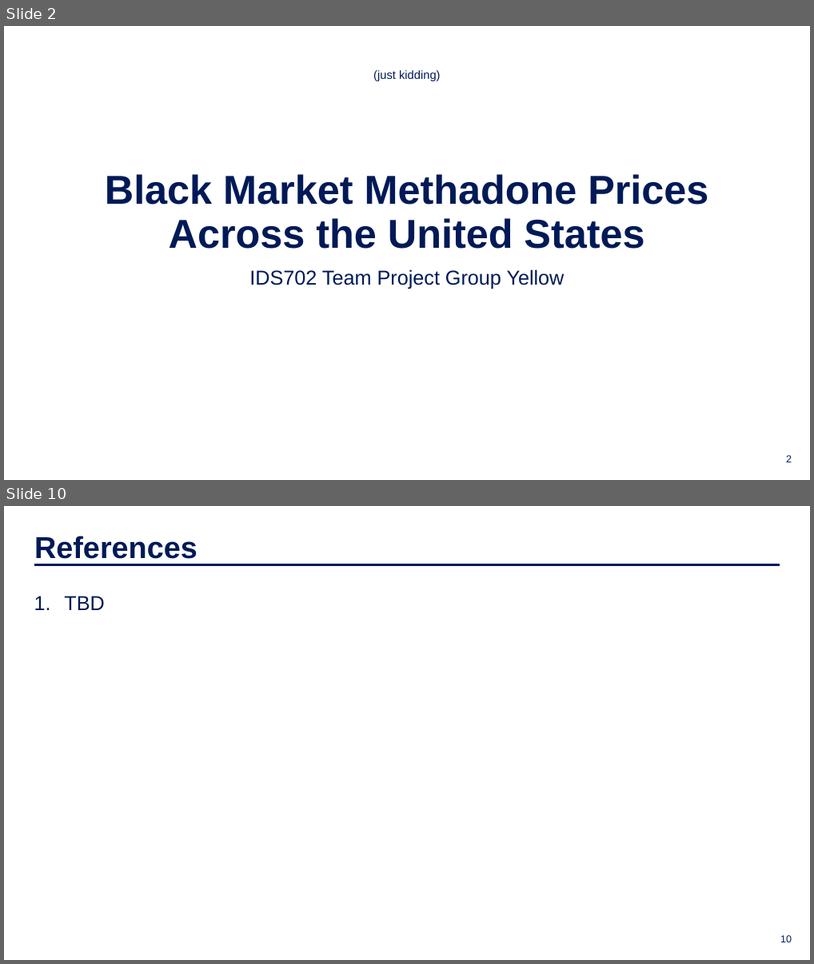
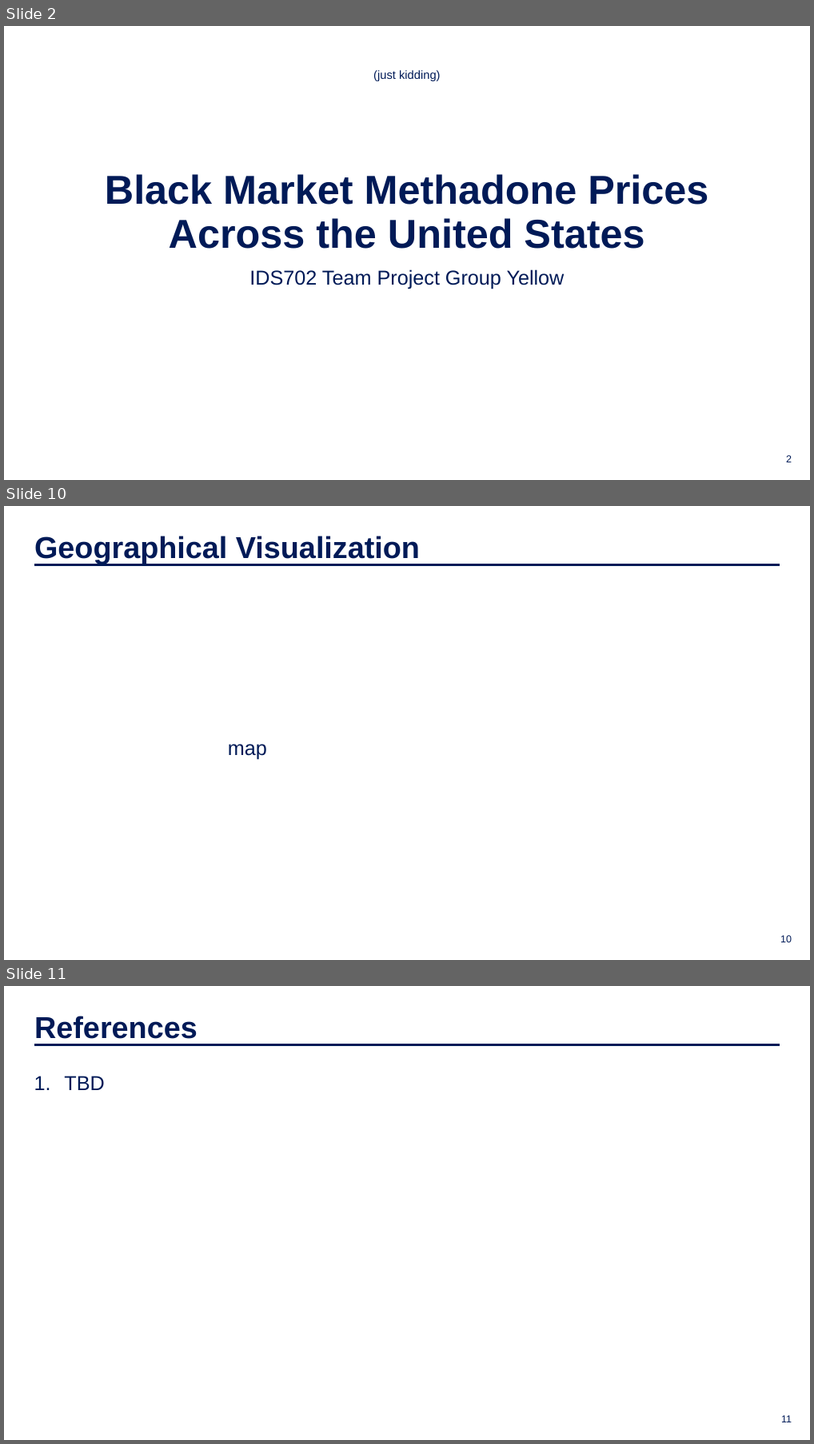
Before and after one commit to IDS-702-F21/team-project-2-streetrx-and-voting-in-nc-yellowfellows, a slide deck: Presentation/slide_deck.pptx. Shown one above the other, each under a label of ours: slides 2 and 10 before the commit, slides 2, 10 and 11 after it; the slides between them are not shown. The pictures are 814x964 and 814x1444 pixels, drawn with LibreOffice and Linux fonts; fonts in the diff are those of the drawing; background and template pictures are left out. Boxes give left, top, right and bottom in pixels: in the first picture for what was removed or moved away, otherwise in the second. Text is boxed around its words. In the diff, an @@ line names an element or a change of style, - is before the commit and + after.

```diff
--- a/Presentation/slide_deck.pptx
+++ b/Presentation/slide_deck.pptx
@@ slide 10 added at box(4, 506, 810, 960), background picture (left out) @@
@@ text added at box(34, 536, 420, 564), 36 pt, text #001A57, bold @@
+Geographical Visualization
@@ line added from (34, 564) to (780, 564), #001A57 3 pt @@
@@ text added at box(228, 744, 267, 759), 24 pt, text #001A57 @@
+map
@@ page number added at box(781, 935, 792, 942), 12 pt, text #001A57 @@
+10
@@ what was slide 10 is now slide 11 @@
@@ page number at box(782, 1415, 792, 1422): text changed @@
-10
+11
```
Also in this commit, not shown: 6 slides changed, 1 other slide added, 1 slide removed, 2 other files.
